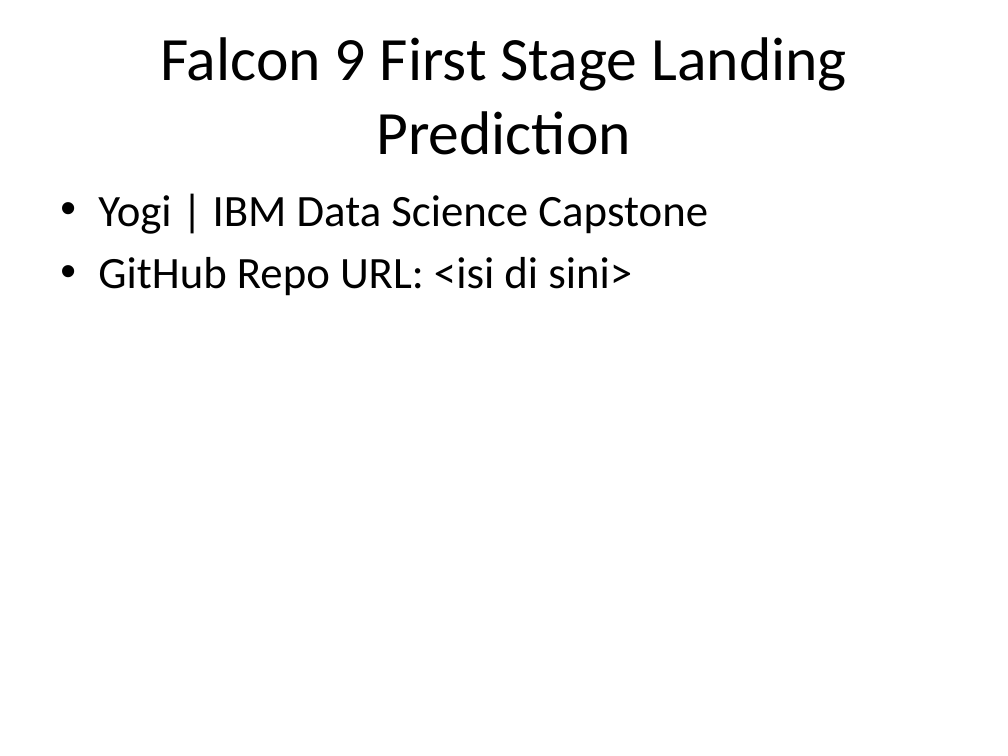
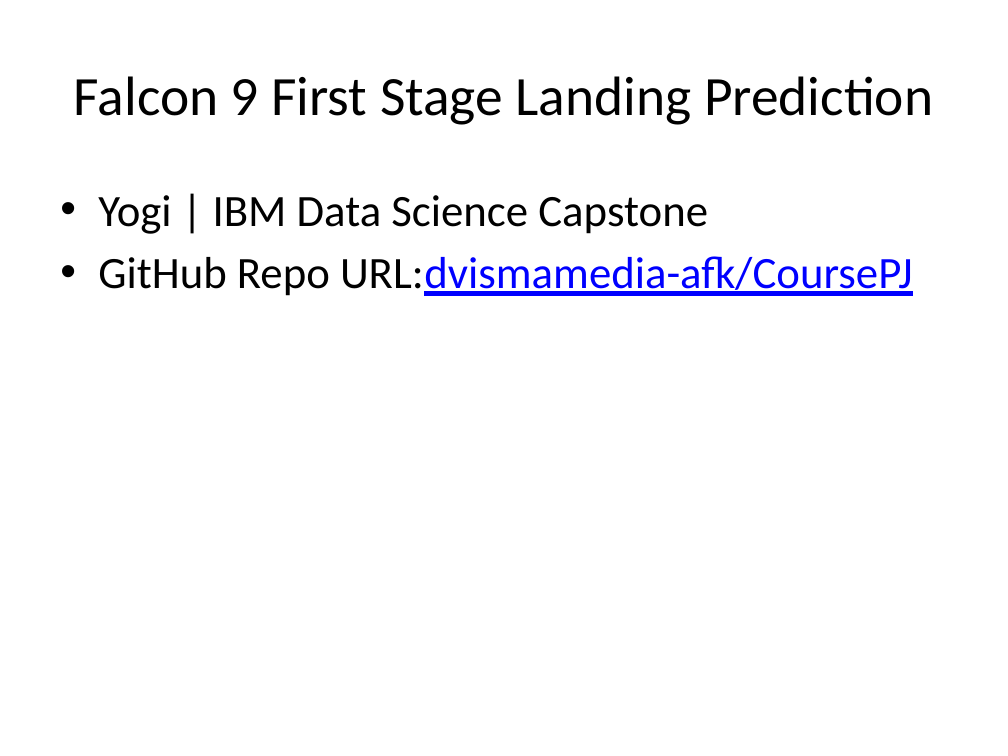
Before and after one commit to dvismamedia-afk/CoursePJ, a slide deck: slide 1 of Capstone_Presentation_ybdg.pptx. Drawn at 1008x756 pixels with LibreOffice and Linux fonts; fonts in the diff are those of the drawing. Boxes give left, top, right and bottom in pixels: in the first picture for what was removed or moved away, otherwise in the second. Text is boxed around its words. In the diff, an @@ line names an element or a change of style, - is before the commit and + after.

```diff
--- a/Capstone_Presentation_ybdg.pptx
+++ b/Capstone_Presentation_ybdg.pptx
@@ title "Falcon 9 First Stage Landing ..." at (74, 76, 933, 125): size 44 to 39.6 pt @@
@@ text at (98, 256, 913, 296): text changed; text colour #000000 to #0000FF @@
-• GitHub Repo URL: <isi di sini>
+• GitHub Repo URL:dvismamedia-afk/CoursePJ
```
